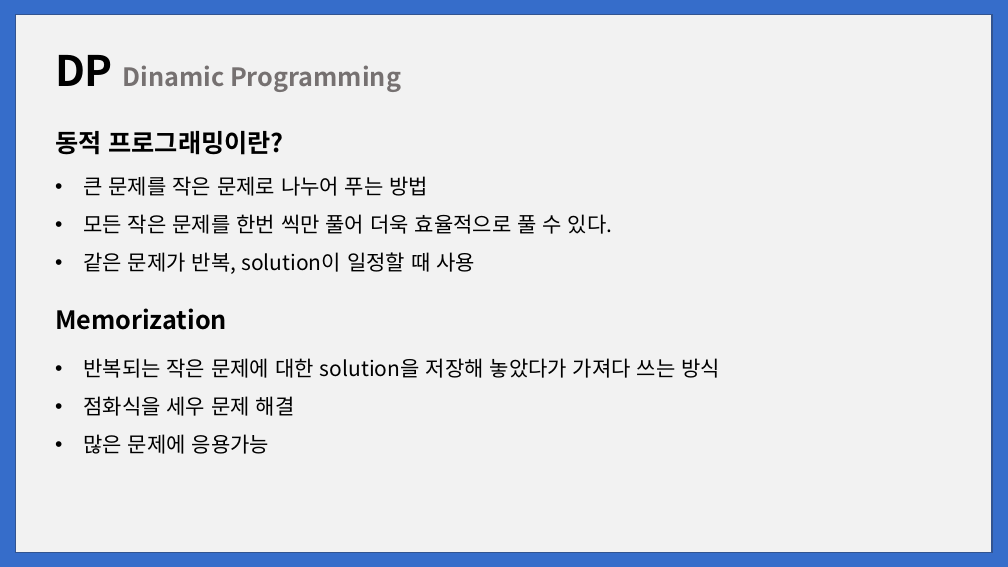
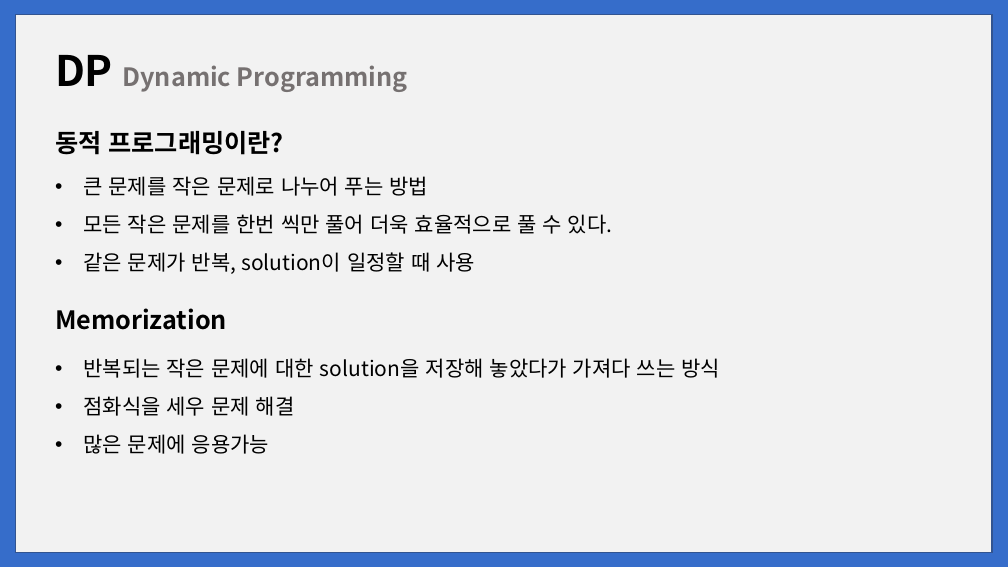
Before and after one commit to junhwan26/KOREAUNIV-STUDY, a slide deck: slide 3 of KUGODS Junior Algorithm study/정규세션 알고리즘 6주차.pptx. Drawn at 1008x567 pixels with LibreOffice and Linux fonts; fonts in the diff are those of the drawing; background and template pictures are left out. Boxes give left, top, right and bottom in pixels: in the first picture for what was removed or moved away, otherwise in the second. Text is boxed around its words. In the diff, an @@ line names an element or a change of style, - is before the commit and + after.

Commit message:
KUGODS week 6 revised

```diff
--- a/KUGODS Junior Algorithm study/정규세션 알고리즘 6주차.pptx
+++ b/KUGODS Junior Algorithm study/정규세션 알고리즘 6주차.pptx
@@ text at [55, 55, 408, 92]: text changed @@
-DP Dinamic Programming
+DP Dynamic Programming
```
